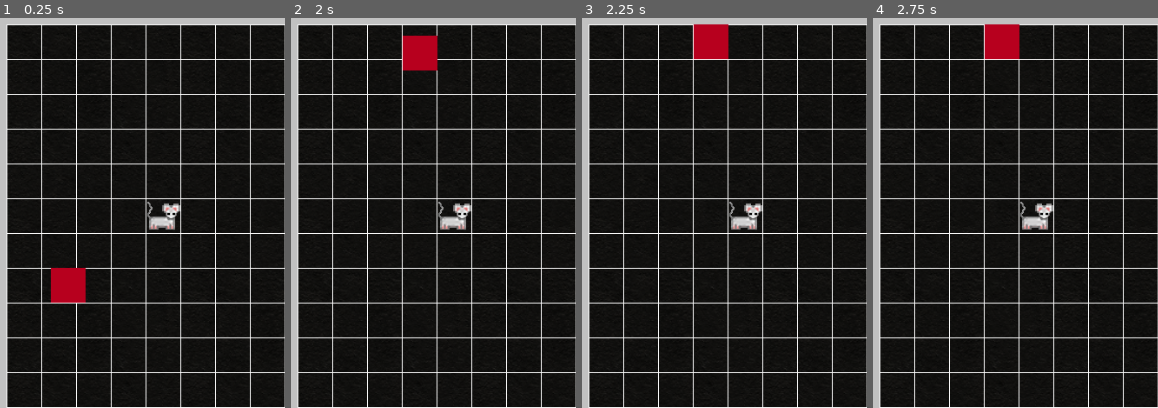
Above: before the commit, frames 1-4 (left to right).
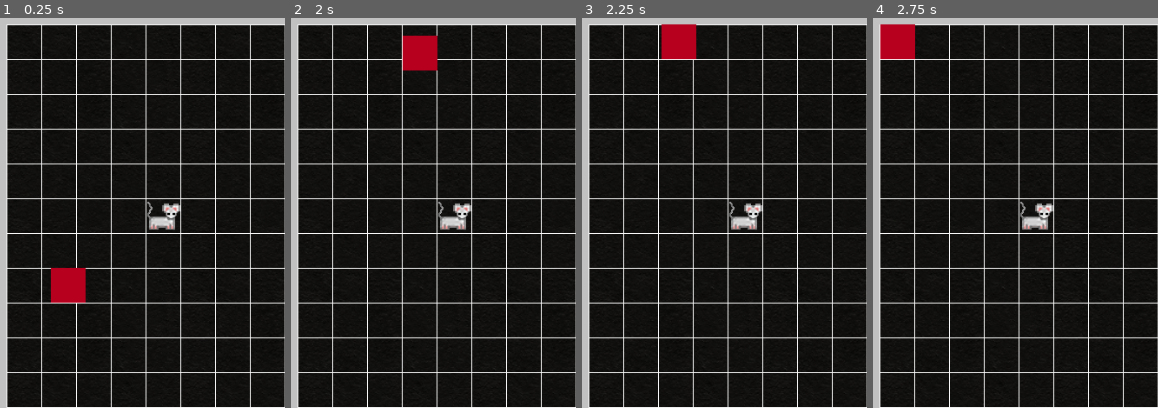
Above: after the commit, the same moments.

Repository: PlainCrown/foodeater
Game: Godot game, scene res://Scenes/Game.tscn
Two runs of this game, one before a commit and one after it. Both use one fixed random seed, a clock stepped at 60 frames per second and the inputs below.
Inputs:
- Up to frame 1 (0.25 s): no input
- Up to frame 2 (2 s): tap Enter at 0.5 s; hold W from 0.53 s (still down)
- Up to frame 3 (2.25 s): release W at 2.03 s; hold A from 2.03 s (still down)
- Up to frame 4 (2.75 s): keep holding A
The pictures show only the part of the screen within x 0-50%, y 0-50%; the shares and areas given below are measured in that part.

Frames 1-2 are identical in both runs. In frame 3, 2.1% of the frame differs, in the area x 27-52%, y 1-11%; in frame 4, 2.3%, in the area x 2-52%, y 1-11%.

Commit message:
Improved movement and added comments
The snake couldn't move on the outer edge of the grid due to never reaching its target position. Reduced SnakeCollision size by 0.2 to fix this issue. Added comments and some code optimization.

Diff:
--- a/Snake_Clone/Scenes/SnakeBody.tscn
+++ b/Snake_Clone/Scenes/SnakeBody.tscn
@@ -4,7 +4,7 @@
 [ext_resource path="res://Assets/Sprites/SnakeBody.png" type="Texture" id=2]
 
 [sub_resource type="RectangleShape2D" id=1]
-extents = Vector2( 20, 20 )
+extents = Vector2( 19.8, 19.8 )
 
 [node name="SnakeBody" type="KinematicBody2D"]
 script = ExtResource( 1 )
--- a/Snake_Clone/Scripts/GridVisualizer.gd
+++ b/Snake_Clone/Scripts/GridVisualizer.gd
@@ -1,18 +1,19 @@
 extends Node2D
 
-"""This code makes the grid visible in-game and was taken and modified from the GDquest tutorial demo repository:
-	https://github.com/GDquest/Godot-engine-tutorial-demos/tree/master/2017/final/06-Grid-based%20movement"""
+"""Makes the grid visible in-game.
+This is a modified version of the grid visualizer code from the GDquest tutorial demo repository:
+https://github.com/GDquest/Godot-engine-tutorial-demos/tree/master/2017/final/06-Grid-based%20movement"""
 
 onready var quadrant_size = $"..".cell_quadrant_size
+
+const LINE_COLOR = Color(255, 255, 255)
+const LINE_WIDTH = 1
+
 var tile_size = 40
 
 
-func _ready():
-	modulate = Color(1, 1, 1, 1)
-
 func _draw():
-	var LINE_COLOR = Color(255, 255, 255)
-	var LINE_WIDTH = 1
+	# draws the grid in-game
 	for x in range(quadrant_size + 1):
 		var col_pos = x * tile_size
 		var limit = quadrant_size * tile_size
--- a/Snake_Clone/Scripts/SnakeBody.gd
+++ b/Snake_Clone/Scripts/SnakeBody.gd
@@ -1,4 +1,6 @@
 extends KinematicBody2D
+
+"""Responsible for all snake movement."""
 
 const LEFT = Vector2(-1, 0)
 const RIGHT = Vector2(1, 0)
@@ -10,37 +12,42 @@
 var tile_size = 40
 var last_pos = Vector2()
 var target_pos = Vector2()
-var direction = Vector2()
 var last_dir = Vector2()
+var target_dir = Vector2()
 
 
 func _ready():
+	# starts the snake's movement at the beginning of the game
 	last_pos = position
 	target_pos = position + Vector2(tile_size, 0)
-	direction = RIGHT
+	target_dir = RIGHT
 	last_dir = RIGHT
 
 
 func _process(delta):
+	# moves the snake
 	move_and_collide(speed * last_dir * delta)
+	# snaps the snake to the target position if it moves too far
 	if position.distance_to(last_pos) >= tile_size:
 		position = target_pos
+	# sets the next target position when the current target position is reached
 	if position == target_pos:
-		last_dir = direction
+		last_dir = target_dir
 		last_pos = position
-		target_pos += direction * tile_size
+		target_pos += target_dir * tile_size
 
 
 func _unhandled_key_input(event):
+	# sets the movement direction for the next cell and prevents moving backwards into self
 	if event.scancode == KEY_A or event.scancode == KEY_LEFT:
 		if last_dir != RIGHT:
-			direction = LEFT
+			target_dir = LEFT
 	elif event.scancode == KEY_D or event.scancode == KEY_RIGHT:
 		if last_dir != LEFT:
-			direction = RIGHT
+			target_dir = RIGHT
 	elif event.scancode == KEY_W or event.scancode == KEY_UP:
 		if last_dir != DOWN:
-			direction = UP
+			target_dir = UP
 	elif event.scancode == KEY_S or event.scancode == KEY_DOWN:
 		if last_dir != UP:
-			direction = DOWN
+			target_dir = DOWN
